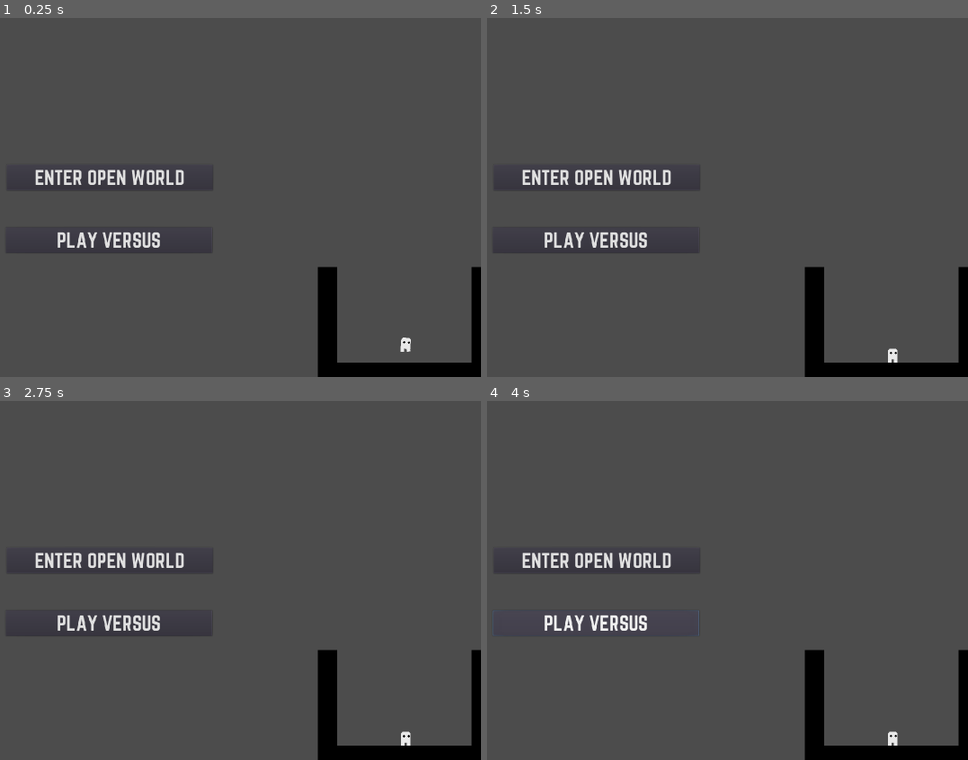
Above: before the commit, frames 1-4 (two rows, left to right).
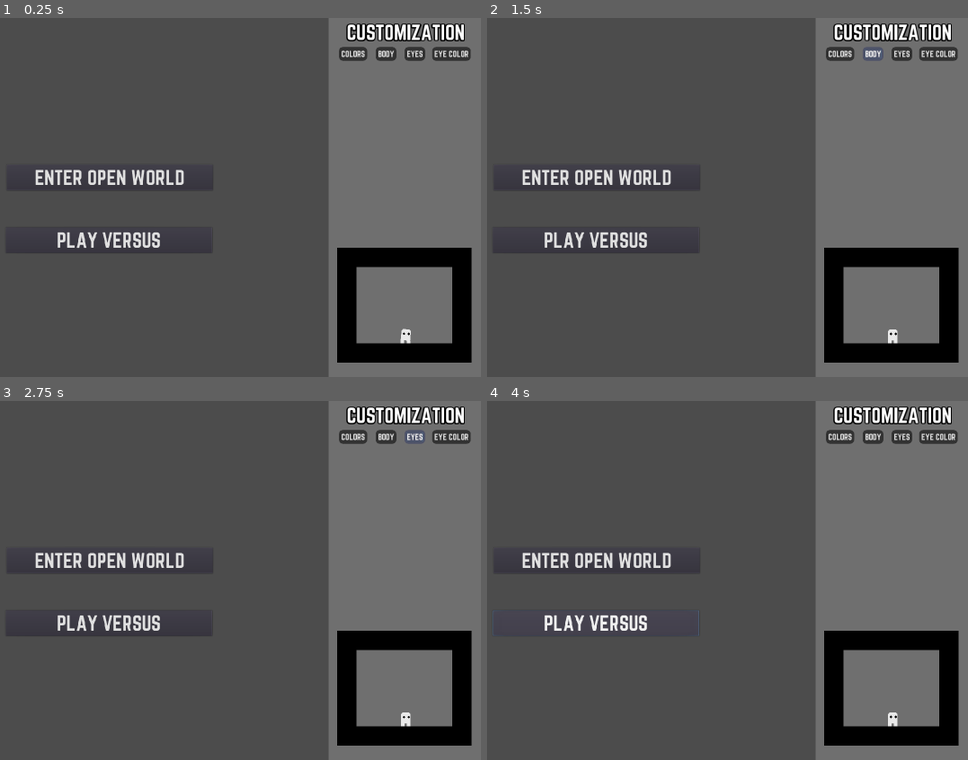
Above: after the commit, the same moments.

Repository: Maigal/gorace
Game: Godot game, scene res://Lobby.tscn
Same seed, same stepped clock (60 frames per second), same inputs: the game is played once before the commit and once after it. This scene is started directly instead of the project's main scene.
Inputs (mouse positions are in pixels of both pictures, inside the frame that each line leads up to):
- Up to frame 1 (0.25 s): no input
- Up to frame 2 (1.5 s): click (838, 53) at 0.5 s, where only the run after the commit has a clickable "COLORS"; click (871, 53) at 1.25 s, where only the run after the commit has a clickable "BODY"
- Up to frame 3 (2.75 s): click (413, 436) at 2 s, where only the run after the commit has a clickable "EYES"
- Up to frame 4 (4 s): click (939, 436) at 2.75 s, where only the run after the commit has a clickable "EYE COLOR"; click "PLAY VERSUS" at 3.5 s

The runs differ from the first frame. In frame 1, 32% of the frame differs, in the area x 65-100%, y 0-100%; in frame 2, 32%; in frame 3, 32%; in frame 4, 32%.

Commit message:
basic customization lobby layout

Diff:
--- a/client/Lobby.tscn
+++ b/client/Lobby.tscn
@@ -19,6 +19,51 @@
 size = 42
 outline_size = 3
 outline_color = Color( 0, 0, 0, 1 )
+font_data = ExtResource( 4 )
+
+[sub_resource type="DynamicFont" id=4]
+size = 48
+outline_size = 3
+outline_color = Color( 0, 0, 0, 1 )
+use_filter = true
+font_data = ExtResource( 4 )
+
+[sub_resource type="StyleBoxFlat" id=8]
+bg_color = Color( 0.309804, 0.32549, 0.411765, 1 )
+corner_radius_top_left = 10
+corner_radius_top_right = 10
+corner_radius_bottom_right = 10
+corner_radius_bottom_left = 10
+expand_margin_left = 5.0
+expand_margin_right = 5.0
+expand_margin_top = 5.0
+expand_margin_bottom = 5.0
+
+[sub_resource type="StyleBoxFlat" id=9]
+bg_color = Color( 0.309804, 0.32549, 0.411765, 1 )
+corner_radius_top_left = 10
+corner_radius_top_right = 10
+corner_radius_bottom_right = 10
+corner_radius_bottom_left = 10
+expand_margin_left = 5.0
+expand_margin_right = 5.0
+expand_margin_top = 5.0
+expand_margin_bottom = 5.0
+
+[sub_resource type="StyleBoxFlat" id=6]
+bg_color = Color( 0.196078, 0.196078, 0.196078, 1 )
+corner_radius_top_left = 10
+corner_radius_top_right = 10
+corner_radius_bottom_right = 10
+corner_radius_bottom_left = 10
+expand_margin_left = 5.0
+expand_margin_right = 5.0
+expand_margin_top = 5.0
+expand_margin_bottom = 5.0
+
+[sub_resource type="DynamicFont" id=7]
+size = 20
+use_filter = true
 font_data = ExtResource( 4 )
 
 [node name="Lobby" type="Node2D" groups=[
@@ -33,7 +78,7 @@
 cell_size = Vector2( 48, 48 )
 collision_layer = 2
 format = 1
-tile_data = PoolIntArray( 851997, 0, 0, 852005, 0, 0, 917533, 0, 0, 917541, 0, 0, 983069, 0, 0, 983077, 0, 0, 1048605, 0, 0, 1048613, 0, 0, 1114141, 0, 0, 1114149, 0, 0, 1179677, 0, 0, 1179678, 0, 0, 1179679, 0, 0, 1179680, 0, 0, 1179681, 0, 0, 1179682, 0, 0, 1179683, 0, 0, 1179684, 0, 0, 1179685, 0, 0 )
+tile_data = PoolIntArray( 786462, 0, 0, 786463, 0, 0, 786464, 0, 0, 786465, 0, 0, 786466, 0, 0, 786467, 0, 0, 786468, 0, 0, 851998, 0, 0, 852004, 0, 0, 917534, 0, 0, 917540, 0, 0, 983070, 0, 0, 983076, 0, 0, 1048606, 0, 0, 1048612, 0, 0, 1114142, 0, 0, 1114143, 0, 0, 1114144, 0, 0, 1114145, 0, 0, 1114146, 0, 0, 1114147, 0, 0, 1114148, 0, 0 )
 
 [node name="Player" parent="." instance=ExtResource( 2 )]
 position = Vector2( 1611.86, 763.274 )
@@ -92,6 +137,81 @@
 __meta__ = {
 "_edit_use_anchors_": false
 }
+
+[node name="LobbyCustomization" type="CanvasLayer" parent="."]
+layer = -1
+
+[node name="Background" type="ColorRect" parent="LobbyCustomization"]
+self_modulate = Color( 1, 1, 1, 0.196078 )
+anchor_left = 1.0
+anchor_right = 1.0
+anchor_bottom = 1.0
+margin_left = -381.0
+__meta__ = {
+"_edit_use_anchors_": false
+}
+
+[node name="Title" type="Label" parent="LobbyCustomization/Background"]
+anchor_left = 0.499264
+anchor_top = 0.000294698
+anchor_right = 0.5
+anchor_bottom = 0.000294698
+margin_left = -145.716
+margin_top = 6.73477
+margin_right = 149.0
+margin_bottom = 64.7348
+custom_fonts/font = SubResource( 4 )
+text = "CUSTOMIZATION"
+align = 1
+__meta__ = {
+"_edit_use_anchors_": false
+}
+
+[node name="TypePills" type="Control" parent="LobbyCustomization/Background"]
+margin_left = 21.0
+margin_top = 78.0
+margin_right = 357.0
+margin_bottom = 166.0
+
+[node name="Pill_body_colors" type="Button" parent="LobbyCustomization/Background/TypePills"]
+margin_left = 10.0793
+margin_right = 70.0793
+margin_bottom = 24.0
+custom_styles/hover = SubResource( 8 )
+custom_styles/pressed = SubResource( 9 )
+custom_styles/normal = SubResource( 6 )
+custom_fonts/font = SubResource( 7 )
+text = "COLORS"
+
+[node name="Pill_body_equip" type="Button" parent="LobbyCustomization/Background/TypePills"]
+margin_left = 102.049
+margin_right = 143.049
+margin_bottom = 24.0
+custom_styles/hover = SubResource( 8 )
+custom_styles/pressed = SubResource( 9 )
+custom_styles/normal = SubResource( 6 )
+custom_fonts/font = SubResource( 7 )
+text = "BODY"
+
+[node name="Pill_eyes" type="Button" parent="LobbyCustomization/Background/TypePills"]
+margin_left = 173.758
+margin_right = 214.758
+margin_bottom = 24.0
+custom_styles/hover = SubResource( 8 )
+custom_styles/pressed = SubResource( 9 )
+custom_styles/normal = SubResource( 6 )
+custom_fonts/font = SubResource( 7 )
+text = "EYES"
+
+[node name="Pill_eyes_color" type="Button" parent="LobbyCustomization/Background/TypePills"]
+margin_left = 243.054
+margin_right = 284.054
+margin_bottom = 24.0
+custom_styles/hover = SubResource( 8 )
+custom_styles/pressed = SubResource( 9 )
+custom_styles/normal = SubResource( 6 )
+custom_fonts/font = SubResource( 7 )
+text = "EYE COLOR"
 [connection signal="pressed" from="ButtonOpenWorld" to="." method="_on_ButtonOpenWorld_pressed"]
 [connection signal="pressed" from="ButtonMatchmaking" to="." method="_on_ButtonMatchmaking_pressed"]
 [connection signal="pressed" from="ButtonCancelQueue" to="." method="_on_ButtonCancelQueue_pressed"]
Not shown: 1 places in client/Lobby.tscn that only renumber resources
